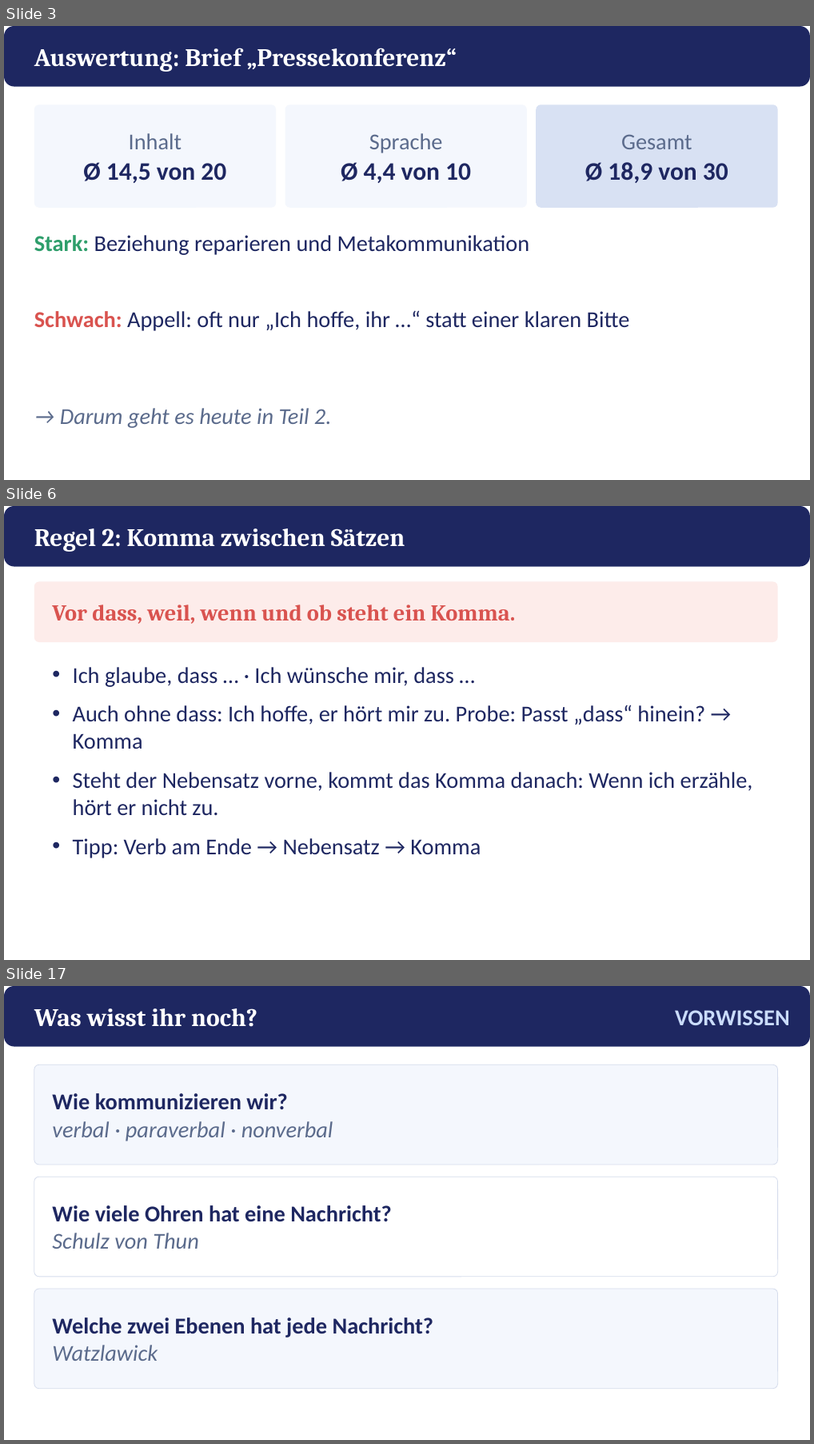
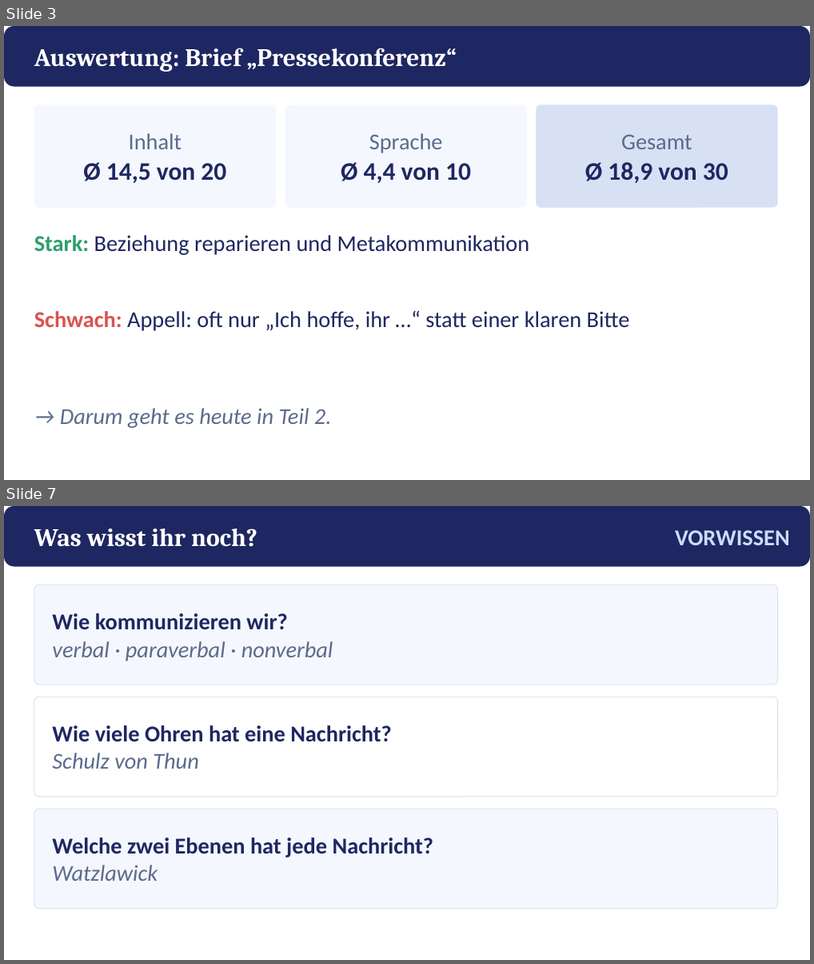
Before and after one commit to golzkonstantin-gif/Schule, a slide deck: Deutsch_11/Kafka_Appell/Praesentation_Kafkas_Appell.pptx. Shown one above the other, each under a label of ours: slides 3, 6 and 17 before the commit, slides 3 and 7 after it; the slides between them are not shown. The pictures are 814x1444 and 814x964 pixels, drawn with LibreOffice and Linux fonts; fonts in the diff are those of the drawing. Boxes give left, top, right and bottom in pixels: in the first picture for what was removed or moved away, otherwise in the second. Text is boxed around its words. In the diff, an @@ line names an element or a change of style, - is before the commit and + after.

```diff
--- a/Deutsch_11/Kafka_Appell/Praesentation_Kafkas_Appell.pptx
+++ b/Deutsch_11/Kafka_Appell/Praesentation_Kafkas_Appell.pptx
@@ slide 6 removed at bbox=[4, 506, 810, 960], background #FFFFFF @@
@@ rounded rectangle removed at bbox=[4, 506, 810, 567] @@
@@ text removed at bbox=[34, 528, 406, 552] @@
-Regel 2: Komma zwischen Sätzen
@@ rounded rectangle removed at bbox=[34, 582, 778, 642] @@
@@ text removed at bbox=[52, 604, 516, 624] @@
-Vor dass, weil, wenn und ob steht ein Komma.
@@ text removed at bbox=[73, 667, 754, 858] @@
-• Ich glaube, dass … · Ich wünsche mir, dass …
-• Auch ohne dass: Ich hoffe, er hört mir zu. Probe: Passt „dass“ hinein? → Komma
-• Steht der Nebensatz vorne, kommt das Komma danach: Wenn ich erzähle, hört er nicht zu.
-• Tipp: Verb am Ende → Nebensatz → Komma
@@ what was slide 17 is now slide 7 @@
```
Also in this commit, not shown: 6 slides changed, 9 other slides removed, 14 other files.
